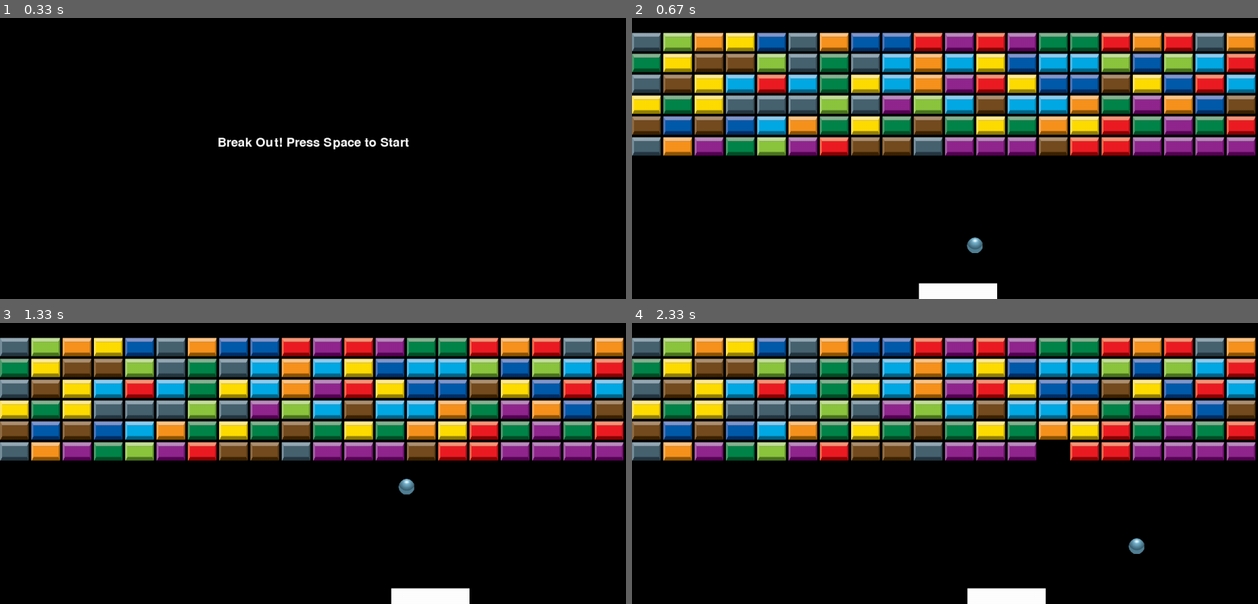
Above: before the commit, frames 1-4 (two rows, left to right).
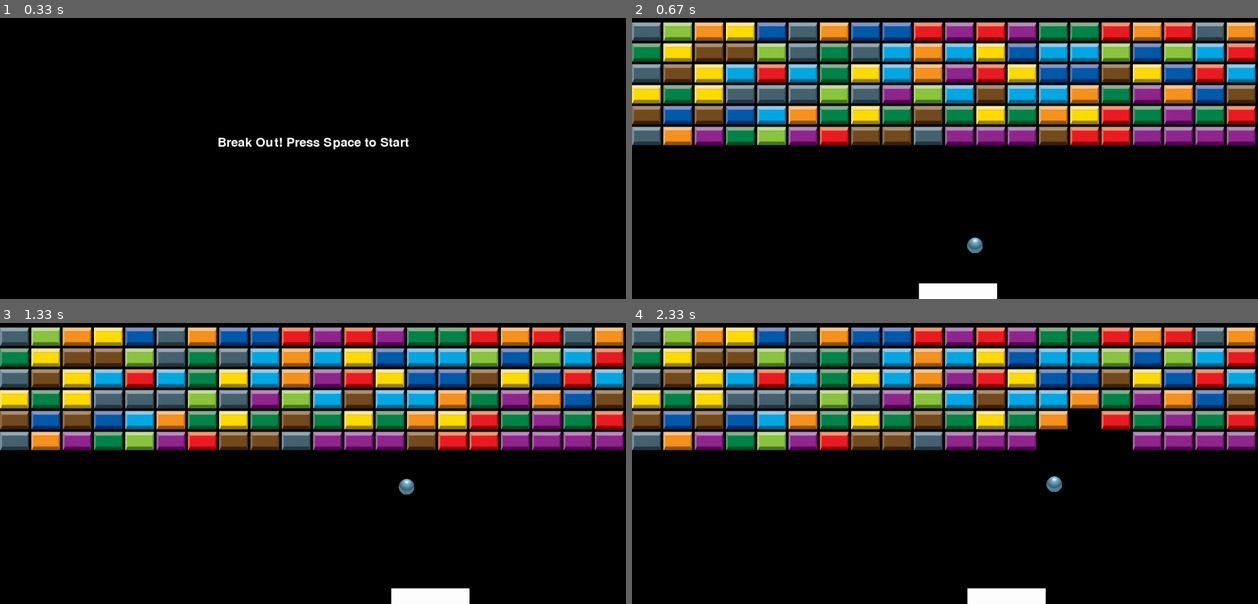
Above: after the commit, the same moments.

Repository: prakhar479/Breakout_pygame
Game: pygame game, started from game/main.py
Same seed, same stepped clock (60 frames per second), same inputs: the game is played once before the commit and once after it.
Inputs:
- Up to frame 1 (0.33 s): no input
- Up to frame 2 (0.67 s): tap Space at 0.33 s
- Up to frame 3 (1.33 s): hold Right 0.67-1.13 s; hold Right from 1.17 s (still down)
- Up to frame 4 (2.33 s): release Right at 1.63 s; hold Left 1.67-2.2 s; hold Left from 2.23 s (still down)

Frame 1 is identical in both runs. In frame 2, 42% of the frame differs, in the area x 0-100%, y 1-50%; in frame 3, 42%; in frame 4, 42%.

Commit message:
CODING mew

Diff:
--- a/game/ball.py
+++ b/game/ball.py
@@ -69,7 +69,7 @@
         if self.collides_with_paddle(paddle):
             self.velocity[1] = -self.velocity[1]
             self.position[1] = SCREEN_HEIGHT - PADDLE_HEIGHT - BALL_RADIUS
-            self.velocity[0] += paddle.speed*COLLIDE_MULT
+            self.velocity[0] -= paddle.speed*COLLIDE_MULT
             pygame.mixer.Sound(MUSIC_FILES[2]).play()
             # pygame.mixer.music.play()
 
--- a/game/blocks.py
+++ b/game/blocks.py
@@ -21,7 +21,7 @@
 
     def initialize_block_pos(self):
         x = (self.screen.get_width() - self.num_blocks * (self.block_width + self.block_spacing)) // 2
-        y = 50  # Top margin for the blocks
+        y = 30  # Top margin for the blocks
         self.n = 0
         self.blocks = []
         block_width = self.block_width + self.block_spacing
